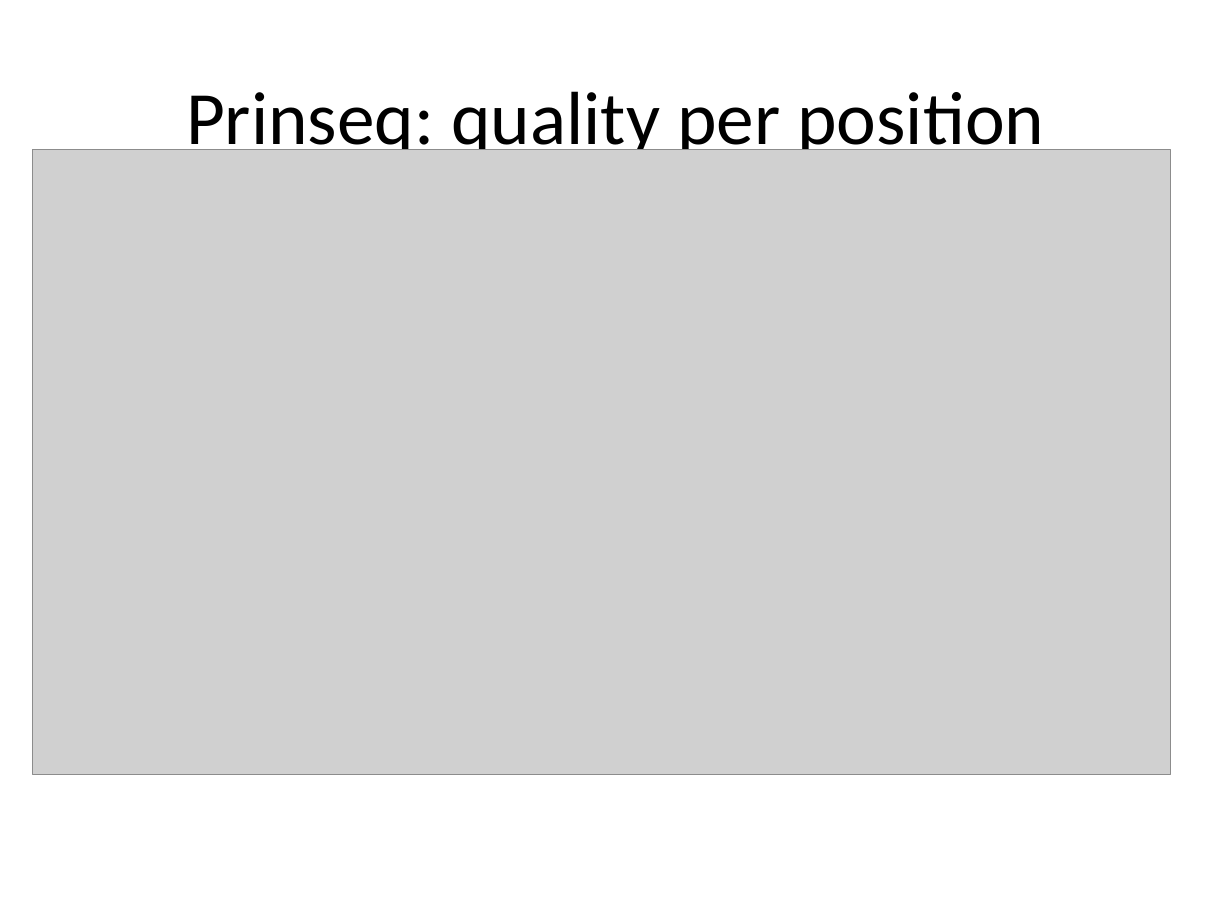
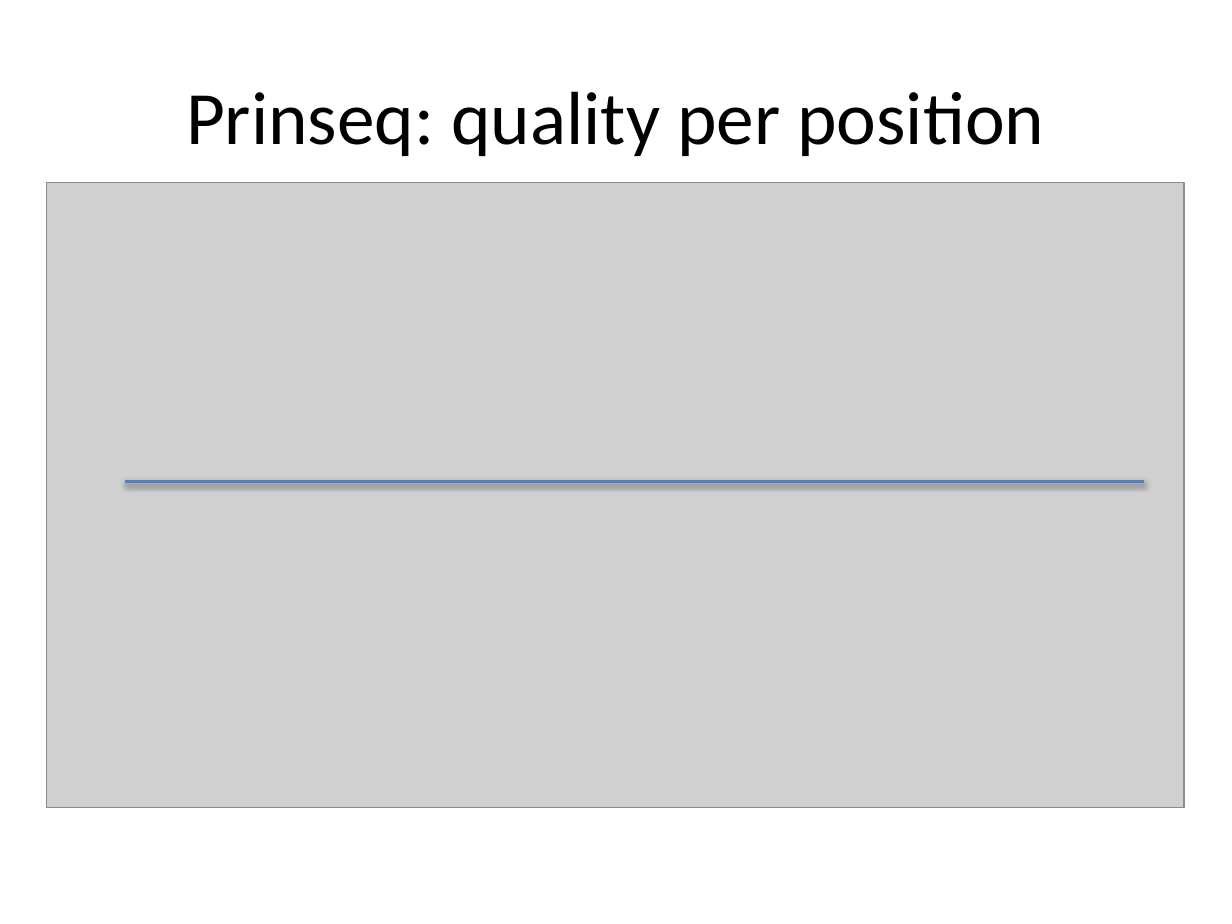
Before and after one commit to lexnederbragt/denovo-assembly-tutorial, a slide deck: slide 19 of presentations/Practical_1_preparing_and_QC_of_sequence_ data.pptx (slide 17 before the commit). Drawn at 1232x924 pixels with LibreOffice and Linux fonts; fonts in the diff are those of the drawing; grey boxes stand for pictures. Boxes give left, top, right and bottom in pixels: in the first picture for what was removed or moved away, otherwise in the second. Text is boxed around its words. In the diff, an @@ line names an element or a change of style, - is before the commit and + after.

```diff
--- a/presentations/Practical_1_preparing_and_QC_of_sequence_ data.pptx
+++ b/presentations/Practical_1_preparing_and_QC_of_sequence_ data.pptx
@@ picture: place and size @@
-picture at <box>32,150,1170,775</box>
+picture at <box>47,182,1185,807</box>
@@ line added from (124, 482) to (1145, 482), #4F81BD 2 pt @@
```
Also in this commit, not shown: 8 other slides changed, 3 slides added, 1 slide removed.
